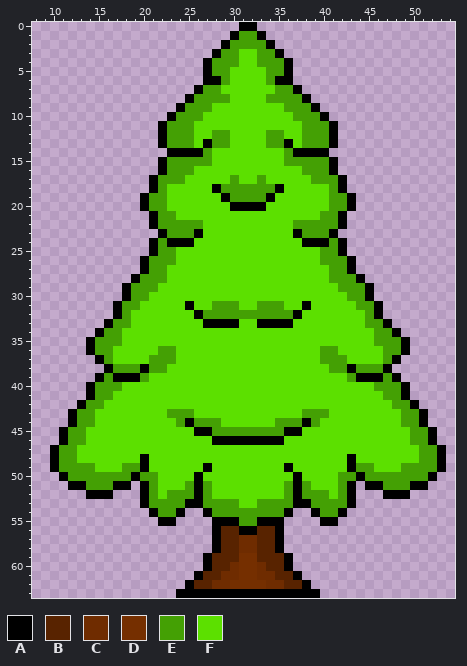
Pixel-art sprite: assets/background/tree1.png. That is the earlier state.
The file is 64x64 pixels. Shown: x 8..54, y 0..63.
Palette (. is transparent): A #000000  B #582300  C #6f2c00  D #752f00  E #44a004  F #5ce000
The result:
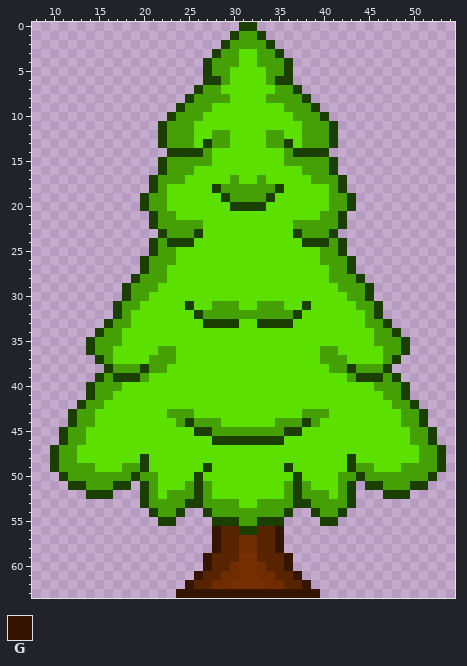
Colours new in this view: G #361500
Difference:
colour A: #000000 -> #1a3f00
y 56..58: x 28 A -> G; x 35 A -> G
y 59..60: x 27 A -> G; x 36 A -> G
y 61: x 26 A -> G; x 37 A -> G
y 62: x 25 A -> G; x 38 A -> G
y 63: x 24..39 AAAAAAAAAAAAAAAA -> GGGGGGGGGGGGGGGG
Changed places in both pictures, as pixel boxes (x1, y1, x2, y2):
changed: (50, 22, 446, 598)
